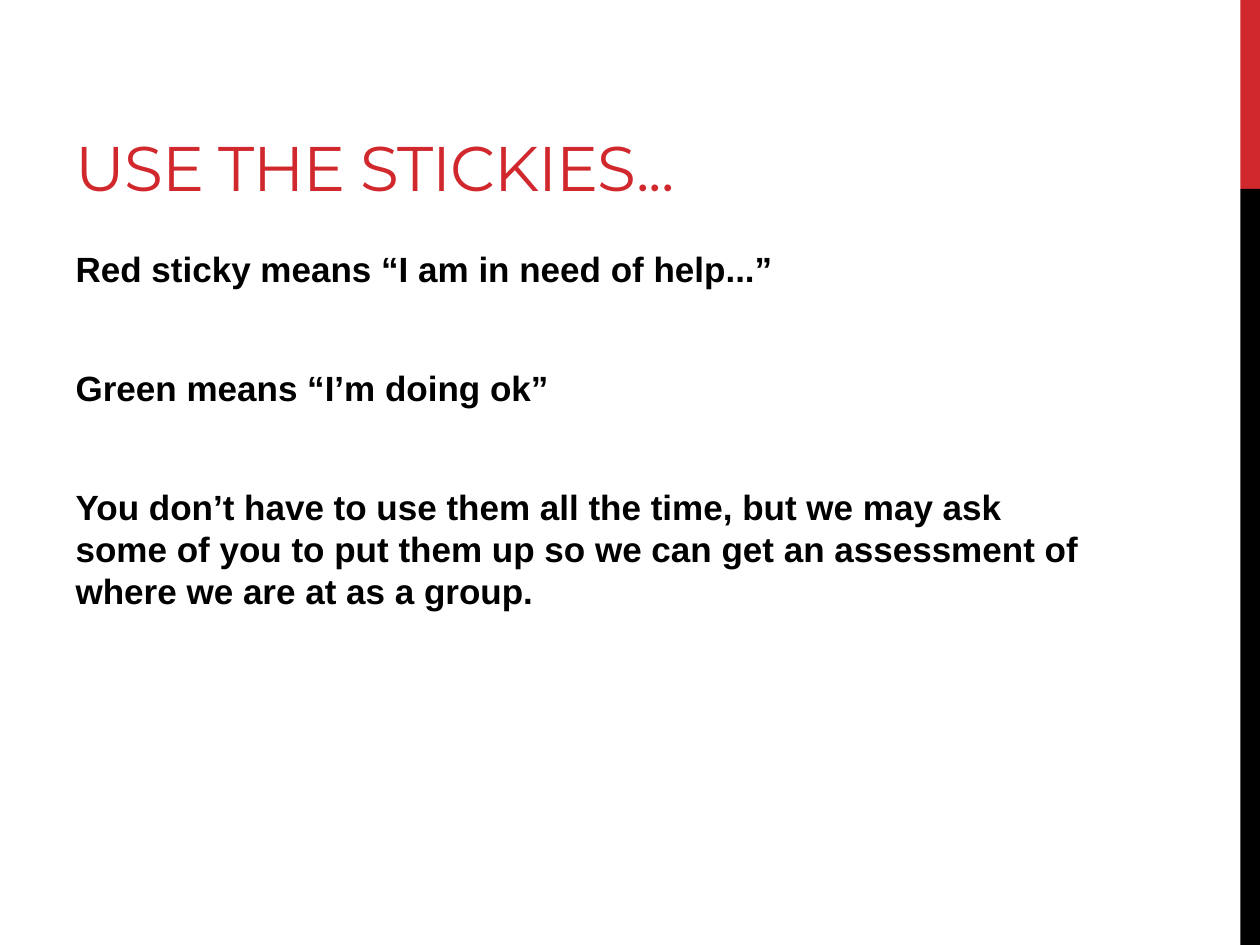
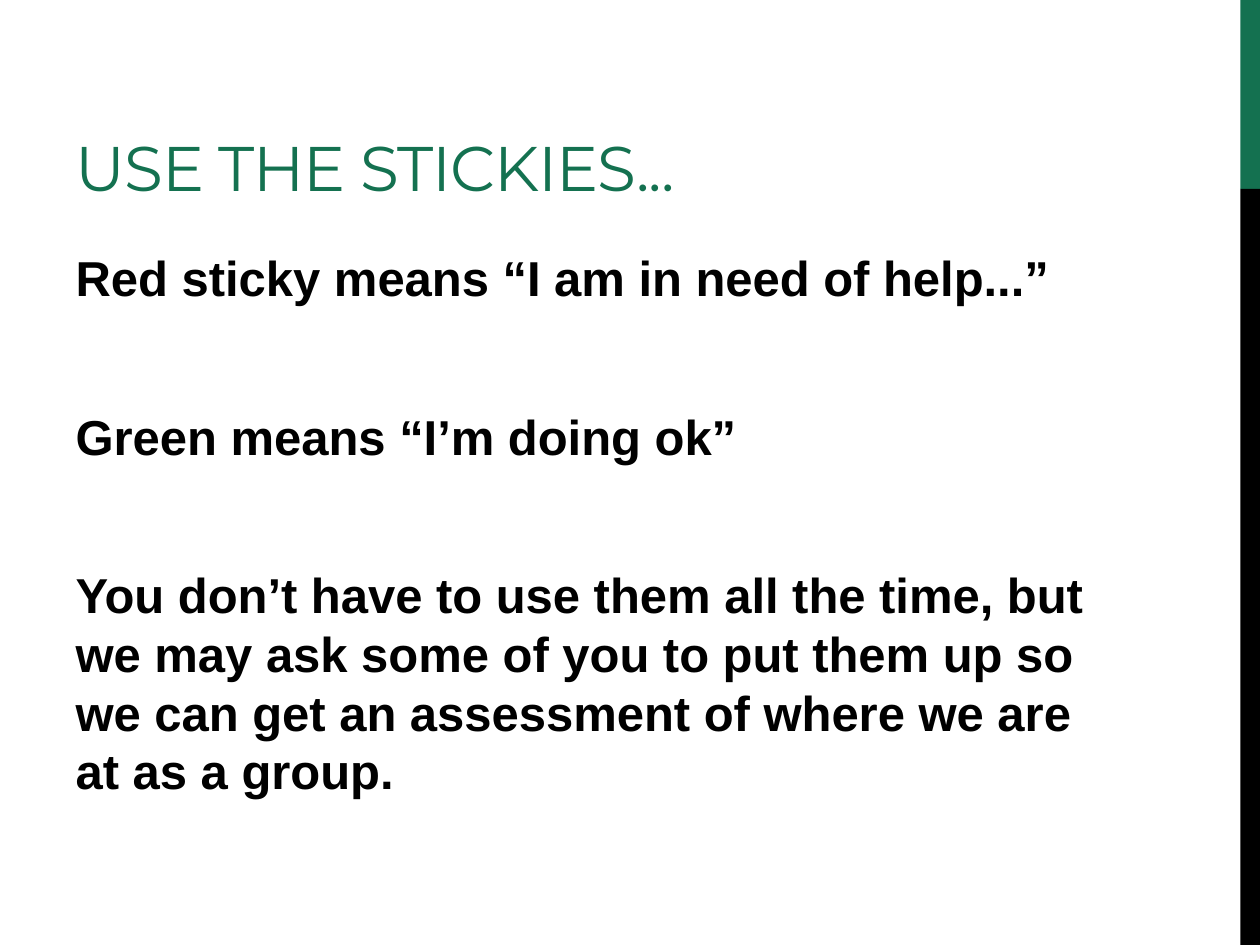
Before and after one commit to edamame-course/docs, a slide deck: slide 15 of extra/Presentations/2014-lecture1-edamame-welcome.ppt (slide 18 before the commit). Drawn at 1260x945 pixels with LibreOffice and Linux fonts; fonts in the diff are those of the drawing. Boxes give left, top, right and bottom in pixels: in the first picture for what was removed or moved away, otherwise in the second. Text is boxed around its words. In the diff, an @@ line names an element or a change of style, - is before the commit and + after.

```diff
--- a/extra/Presentations/2014-lecture1-edamame-welcome.ppt
+++ b/extra/Presentations/2014-lecture1-edamame-welcome.ppt
@@ title "USE THE STICKIES..." at box(76, 146, 675, 192): text colour #D1282E to #147150 @@
@@ rectangle at box(1240, 0, 1260, 189): fill #D1282E to #147150 @@
@@ text "Red sticky means “I am ..." at box(76, 260, 1083, 800): size 20 to 28 pt; more space between paragraphs @@
```
Also in this commit, not shown: 16 other slides changed, 2 slides added, 1 slide removed, 1 other file.
